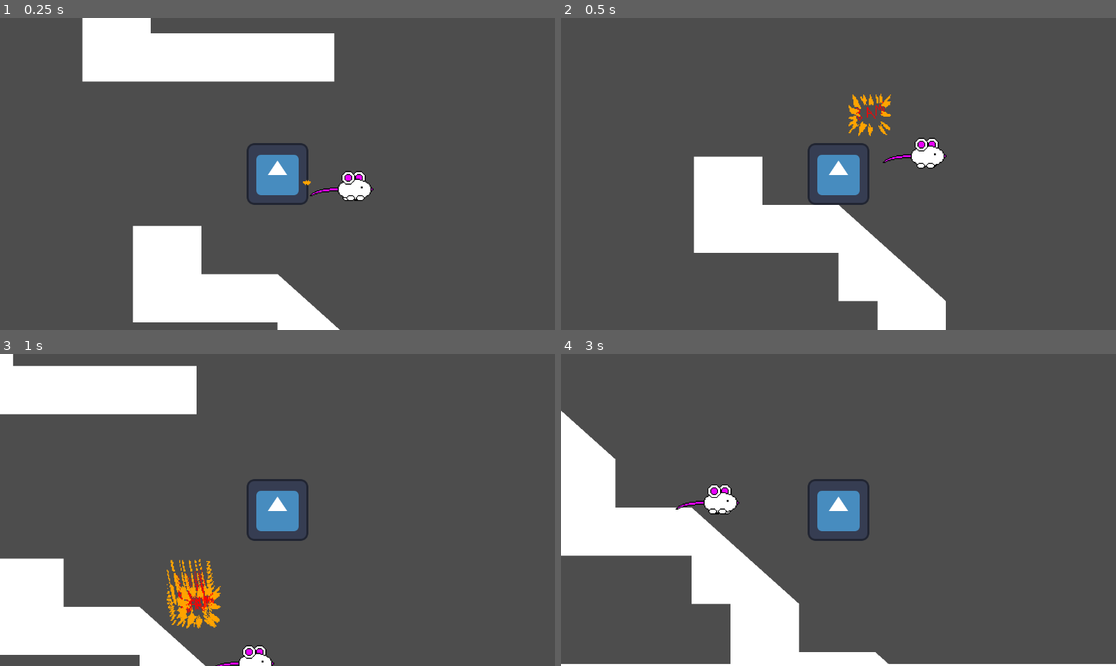
Above: before the commit, frames 1-4 (two rows, left to right).
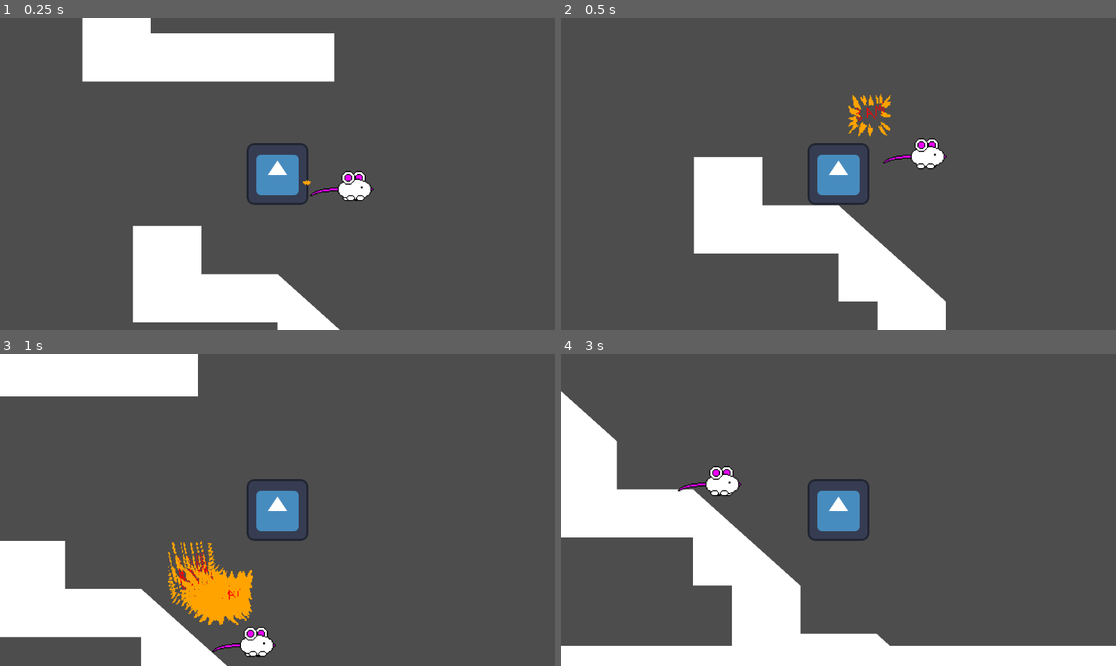
Above: after the commit, the same moments.

Repository: 2024-25-Allen-ISD-Computer-Science/2nd-period-isp-stuff-man
Game: Godot game, scene res://test.tscn
Same seed, same stepped clock (60 frames per second), same inputs: the game is played once before the commit and once after it. The engine's default icon, where the game draws it, is replaced by a stand-in: a white triangle on a blue panel in a dark square.
Inputs:
- Up to frame 1 (0.25 s): no input
- Up to frame 2 (0.5 s): no input
- Up to frame 3 (1 s): hold Right (ui_right) from 0.53 s (still down); tap Up (ui_up) at 0.77 s
- Up to frame 4 (3 s): tap Up (ui_up) at 1.52 s; tap Enter at 2 s; release Right (ui_right) at 2.03 s; hold Left (ui_left) 2.03-2.78 s; hold Right (ui_right) from 2.78 s (still down)

Frame 1 is identical in both runs. In frame 2, 0.5% of the frame differs, in the area x 23-70%, y 24-91%; in frame 3, 10%; in frame 4, 11%, in the area x 0-100%, y 12-100%.

Commit message:
hitbox shenanigans

Diff:
--- a/stuff-man/test.tscn
+++ b/stuff-man/test.tscn
@@ -1,13 +1,10 @@
-[gd_scene load_steps=7 format=3 uid="uid://cufdx6q6co62e"]
+[gd_scene load_steps=6 format=3 uid="uid://cufdx6q6co62e"]
 
 [ext_resource type="Texture2D" uid="uid://ckf1l0dj40dqy" path="res://icon.svg" id="1_5qpco"]
 [ext_resource type="Script" path="res://stuff_man.gd" id="2_ko6l7"]
 [ext_resource type="PackedScene" uid="uid://bh3xrvem8sw12" path="res://bam.tscn" id="2_yh78i"]
 [ext_resource type="PackedScene" uid="uid://wwuu827nhgo6" path="res://mouse.tscn" id="3_8q5fe"]
 [ext_resource type="PackedScene" uid="uid://d7k3fsrmu8ft" path="res://levelswitch.tscn" id="5_m1pm7"]
-
-[sub_resource type="RectangleShape2D" id="RectangleShape2D_0u723"]
-size = Vector2(128, 128)
 
 [node name="Node2D" type="Node2D"]
 metadata/_edit_vertical_guides_ = [3266.0]
@@ -21,8 +18,8 @@
 texture_filter = 1
 texture = ExtResource("1_5qpco")
 
-[node name="CollisionShape2D" type="CollisionShape2D" parent="CharacterBody2D"]
-shape = SubResource("RectangleShape2D_0u723")
+[node name="CollisionShape2D" type="CollisionPolygon2D" parent="CharacterBody2D"]
+polygon = PackedVector2Array(64, 49.0878, 63, 53, 62, 56, 56, 62, 53, 63, 48, 64, -64, 65, -64, -64, 49, -64, 54, -63, 56, -62, 62, -56, 63, -54, 64, -50)
 one_way_collision_margin = 0.0
 
 [node name="Camera2D" type="Camera2D" parent="CharacterBody2D"]
